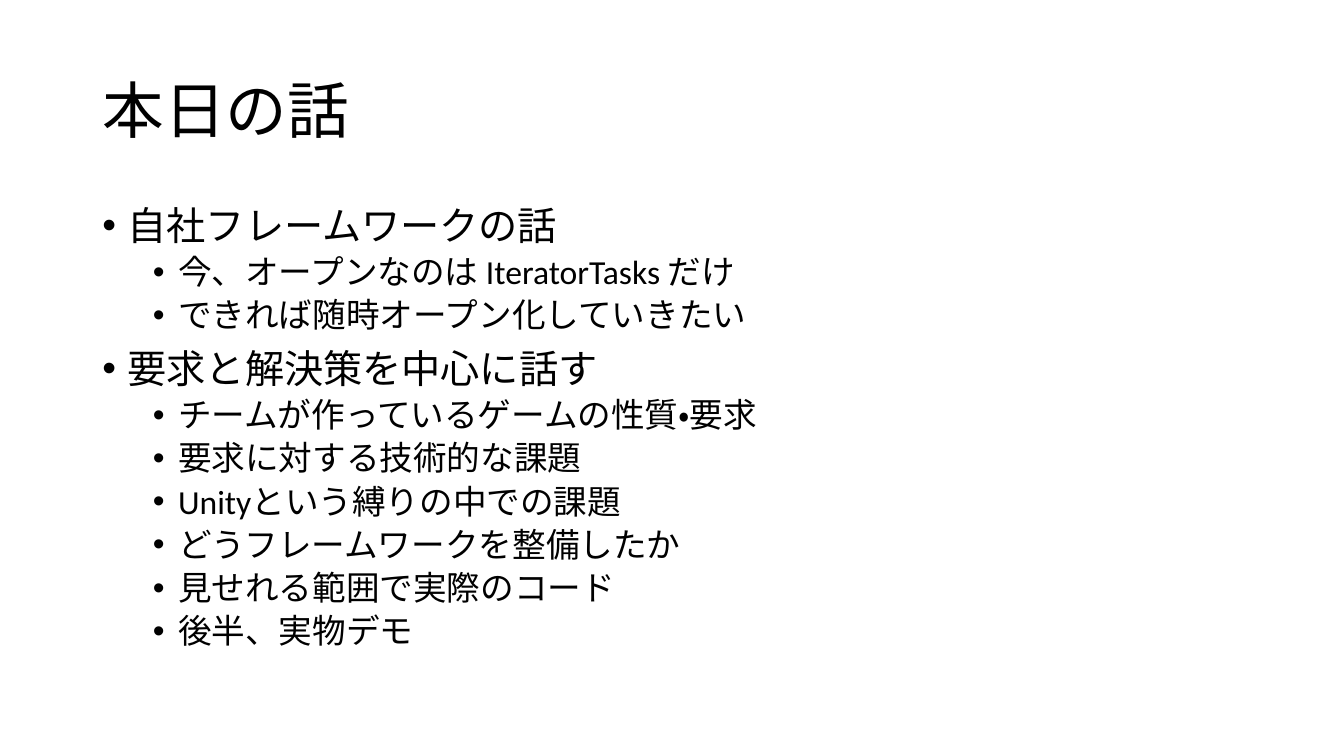
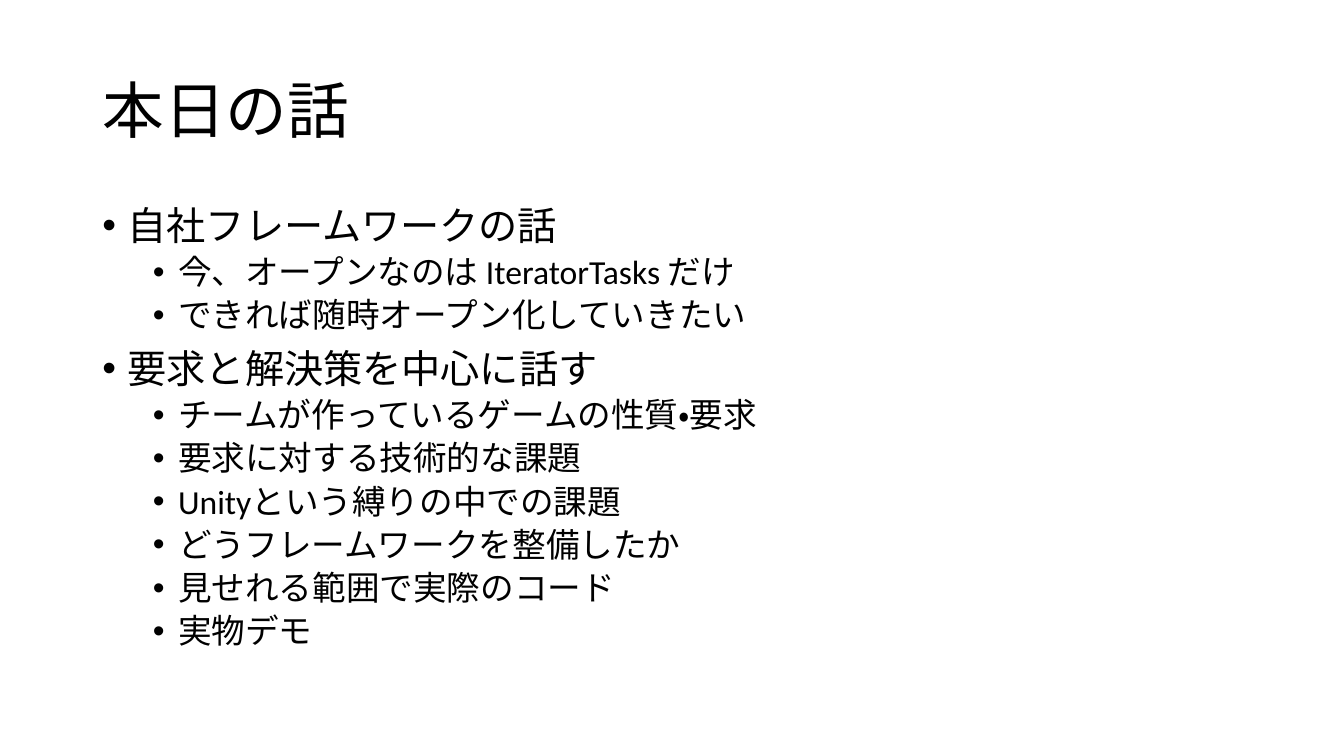
Before and after one commit to ppcuni/UnityCsharp20150321, a slide deck: slide 3 of doc/自社フレームワーク.pptx. Drawn at 1344x756 pixels with LibreOffice and Linux fonts; fonts in the diff are those of the drawing. Boxes give left, top, right and bottom in pixels: in the first picture for what was removed or moved away, otherwise in the second. Text is boxed around its words. In the diff, an @@ line names an element or a change of style, - is before the commit and + after.

```diff
--- a/doc/自社フレームワーク.pptx
+++ b/doc/自社フレームワーク.pptx
@@ text at <box>178,614,312,646</box>: text changed @@
-  • 後半、実物デモ
+  • 実物デモ
```
Also in this commit, not shown: 9 other slides changed, 2 slides added.
